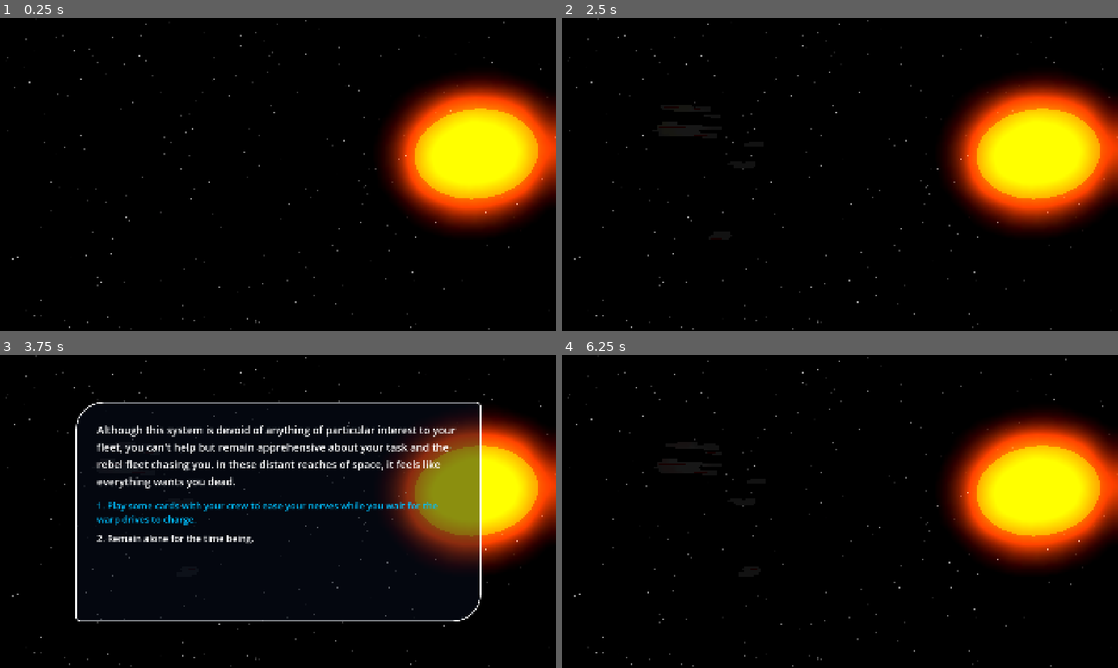
Above: before the commit, frames 1-4 (two rows, left to right).
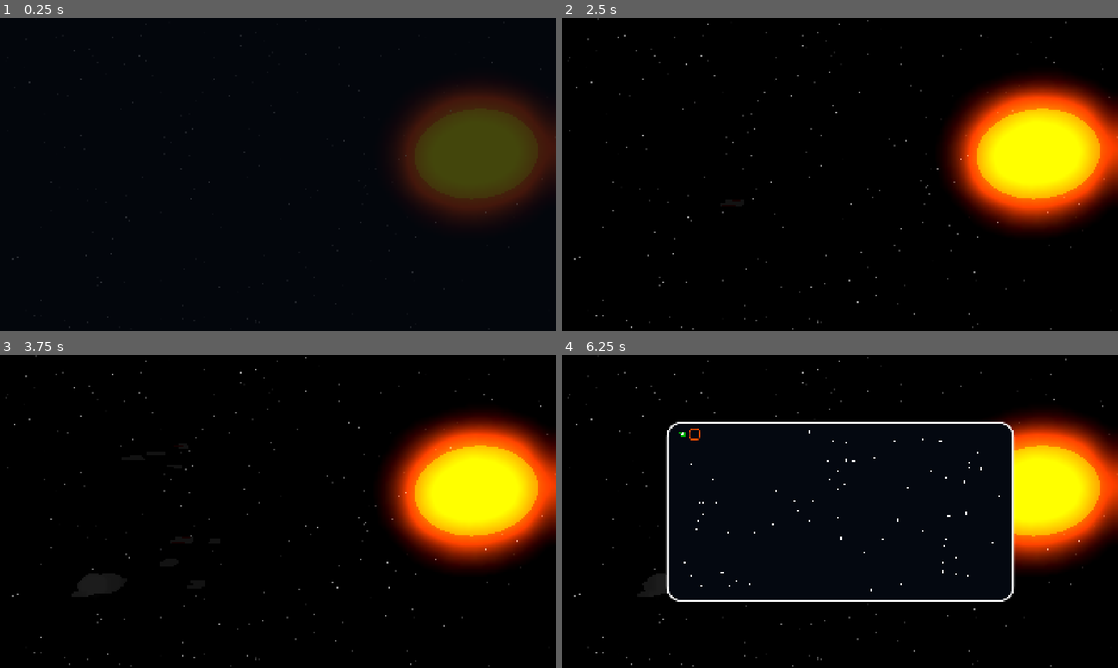
Above: after the commit, the same moments.

Repository: SidewaysFox/faster-than-faster-than-light
Game: Godot game, scene res://space.tscn
The game is run twice, just before and just after one commit, with the same random seed, the same clock (stepped at 60 frames per second) and the same inputs.
Inputs:
- Up to frame 1 (0.25 s): no input
- Up to frame 2 (2.5 s): hold D (right1) 0.53-1.28 s; tap 1 (1) at 0.6 s; tap 4 (4) at 0.8, 1.35 s; hold S (down1) 1.28-2.03 s; tap 5 (5) at 1.55, 2.1 s; hold D (right1) from 2.03 s (still down); tap B (A) at 2.3 s
- Up to frame 3 (3.75 s): release D (right1) at 2.78 s; hold W (up1) 2.78-3.53 s; tap B (A) at 2.85 s; tap , (D) at 3.05, 3.6 s; hold A (left1) from 3.53 s (still down); hold Left (left2) from 3.53 s (still down)
- Up to frame 4 (6.25 s): release Left (left2) at 4.28 s; tap Left (left2) at 4.35 s; tap Right (right2) at 4.55 s; release A (left1) at 5.03 s; hold S (down1) 5.03-5.78 s; hold Right (right2) 5.03-5.78 s; tap 1 (1) at 5.3, 5.85 s; hold D (right1) from 5.78 s (still down); tap 4 (4) at 6.05 s

The runs differ from the first frame. In frame 1, 13% of the frame differs, in the area x 1-100%, y 0-100%; in frame 2, less than 0.1%; in frame 3, 12%; in frame 4, 6.2%.
Error before the commit: Out of bounds get index '0' (on base: 'Array') (res://user_interface.gd:73)
Error after the commit: Out of bounds get index '0' (on base: 'Array') (res://user_interface.gd:74)

Commit message:
galaxy map functionality and system warping
it works, i am very proud

Diff:
--- a/faster-than-faster-than-light/galaxy_map_token.gd
+++ b/faster-than-faster-than-light/galaxy_map_token.gd
@@ -1,11 +1,15 @@
-extends Node2D
+extends Area2D
 
 
 @onready var ui: Node = find_parent("UserInterface")
 var id: int
 var rotation_rate: float = randf_range(-45.0, 45.0)
-var panel_left: float = 385.0
-var panel_right: float = 1575.0
+var panel_left: float = 365.0
+var panel_right: float = 1555.0
+
+
+func _ready() -> void:
+	pass
 
 
 func _process(delta: float) -> void:
@@ -15,3 +19,11 @@
 		show()
 	else:
 		hide()
+
+
+func _on_timer_timeout() -> void:
+	if id == Global.current_system:
+		$ColorRect2.show()
+		scale = Vector2.ONE * 1.5
+	else:
+		$ColorRect2.hide()
--- a/faster-than-faster-than-light/galaxy_map_token.tscn
+++ b/faster-than-faster-than-light/galaxy_map_token.tscn
@@ -1,17 +1,36 @@
-[gd_scene load_steps=2 format=3 uid="uid://dvn3rjgv4sa7a"]
+[gd_scene load_steps=3 format=3 uid="uid://dvn3rjgv4sa7a"]
 
 [ext_resource type="Script" uid="uid://qp3py3u8s4yb" path="res://galaxy_map_token.gd" id="1_iu22n"]
 
-[node name="GalaxyMapToken" type="Node2D"]
+[sub_resource type="RectangleShape2D" id="RectangleShape2D_iu22n"]
+size = Vector2(5, 5)
+
+[node name="GalaxyMapToken" type="Area2D"]
+collision_layer = 2
+collision_mask = 0
 script = ExtResource("1_iu22n")
 
+[node name="ColorRect2" type="ColorRect" parent="."]
+z_index = 1
+offset_left = -6.0
+offset_top = -6.0
+offset_right = 6.0
+offset_bottom = 6.0
+color = Color(0, 0.705882, 0, 1)
+
 [node name="ColorRect" type="ColorRect" parent="."]
+z_index = 2
 offset_left = -3.0
 offset_top = -3.0
 offset_right = 3.0
 offset_bottom = 3.0
 
-[node name="ColorRect2" type="ColorRect" parent="."]
-visible = false
-offset_right = 40.0
-offset_bottom = 40.0
+[node name="Timer" type="Timer" parent="."]
+wait_time = 0.2
+one_shot = true
+autostart = true
+
+[node name="CollisionShape2D" type="CollisionShape2D" parent="."]
+shape = SubResource("RectangleShape2D_iu22n")
+
+[connection signal="timeout" from="Timer" to="." method="_on_timer_timeout"]
--- a/faster-than-faster-than-light/global.gd
+++ b/faster-than-faster-than-light/global.gd
@@ -9,14 +9,30 @@
 var joystick_sens: float = 1.5
 var galaxy_data: Array = []
 var current_system: int
+var unique_visits: int = -1
+var visited_systems: Array[int] = []
 var jump_distance: int = 4
 
 
 func _ready() -> void:
+	print("go")
 	var sector: int = 0
 	var system_id: int = 0
+	var starting_system: Array = [0, 800.0]
 	for s in sector_count:
 		for n in sector_system_count:
 			galaxy_data.append([system_id, Vector2((sector * sector_size) + (randf() * sector_size), randf_range(gmap_top, gmap_bot)), s])
 			system_id += 1
 		sector += 1
+	for i in galaxy_data:
+		if i[1].x < starting_system[1]:
+			starting_system = [i[0], i[1].x]
+	current_system = starting_system[0]
+	new_system(current_system)
+
+
+func new_system(system: int) -> void:
+	if not visited_systems.has(system):
+		unique_visits += 1
+		visited_systems.append(system)
+	current_system = system
--- a/faster-than-faster-than-light/project.godot
+++ b/faster-than-faster-than-light/project.godot
@@ -137,3 +137,4 @@
 [rendering]
 
 renderer/rendering_method="mobile"
+environment/defaults/default_clear_color=Color(0.0156863, 0.0313726, 0.0627451, 1)
--- a/faster-than-faster-than-light/space.gd
+++ b/faster-than-faster-than-light/space.gd
@@ -2,7 +2,7 @@
 
 
 @export var bg_nebula: PackedScene
-var system_types: Array[int] = [1, 1, 1, 1, 1, 1, 1, 1, 1, 2, 2, 2, 2, 3]
+var system_types: Array[int] = [1, 1, 1, 1, 1, 1, 1, 1, 1, 1, 1, 1, 1, 2, 2, 2, 2, 2, 2, 3]
 var star_colours: Array[Color] = [Color(1, 1, 0), Color(1, 0.3, 0), Color(1, 0.1, 0), Color(1, 1, 1), Color(0.6, 0.6, 1), Color(0.3, 0.3, 1), Color(0.1, 0.1, 1)]
 var main_star_count: int
 var system_properties: Array = []
@@ -39,9 +39,9 @@
 		$Background.get_node("MainStar" + str(i + 1)).mesh.radius = randf_range(40, 250)
 		$Background.get_node("MainStar" + str(i + 1)).mesh.height = $Background.get_node("MainStar" + str(i + 1)).mesh.radius * 2
 		$Background.get_node("MainStar" + str(i + 1)).position = Vector3(x, y, z)
-		if ($Background.get_node("MainStar" + str(i + 1)).mesh.radius / 1.4) / Vector3(x, y, z).distance_to(Vector3.ZERO) > 0.2:
+		if ($Background.get_node("MainStar" + str(i + 1)).mesh.radius / 2) / Vector3(x, y, z).distance_to(Vector3.ZERO) > 0.22:
 			star_proximity = true
-		print(($Background.get_node("MainStar" + str(i + 1)).mesh.radius / 1.4) / Vector3(x, y, z).distance_to(Vector3.ZERO))
+		print(($Background.get_node("MainStar" + str(i + 1)).mesh.radius / 2) / Vector3(x, y, z).distance_to(Vector3.ZERO))
 	# Create nebulae
 	var nebula_pos: Vector3
 	var nebula_colour: Color = Color(randf_range(0.1, 1.0), randf_range(0.1, 1.0), randf_range(0.1, 1.0))
@@ -78,3 +78,8 @@
 func _process(delta: float) -> void:
 	if Input.is_action_just_pressed("debug_quit"):
 		get_tree().quit()
+
+
+func commence_warp() -> void:
+	for ship in $FriendlyShips.get_children():
+		ship.begin_warp()
--- a/faster-than-faster-than-light/space.tscn
+++ b/faster-than-faster-than-light/space.tscn
@@ -71,7 +71,7 @@
 unique_name_in_owner = true
 
 [node name="WarpInDialogue" type="Timer" parent="."]
-wait_time = 3.0
+wait_time = 4.0
 one_shot = true
 autostart = true
 
--- a/faster-than-faster-than-light/starship.gd
+++ b/faster-than-faster-than-light/starship.gd
@@ -36,34 +36,43 @@
 ## Ship meshes
 @export var meshes: Array[PackedScene] = []
 
+# Miscellaneous stats
+var kills: int = 0
+var total_hull_damage: int = 0
+
 # Variables
+@onready var main: Node = get_node("/root/Space")
 var hull: int = 10
 var target: int = -1
 var jumping: bool = true
 var jump_mode: int = -1
-var jump_destination: Vector3
+var jump_destination: float
+var warp_destination: float
 var spawn_location: Vector3
-
-# Miscellaneous stats
-var kills: int = 0
-var total_hull_damage: int = 0
 
 
 func _ready() -> void:
 	add_child(meshes[type].instantiate())
 	if team != 0:
-		global_position = Vector3(-2000 * team, randf_range(-200, 200), randf_range(-200, 200))
+		global_position = Vector3(-2000 * team, randf_range(-60, 60), randf_range(-100, 0))
 	else:
 		global_position = Vector3(randf_range(50, 50), randf_range(-25, 25), randf_range(-10, -150))
-	jump_destination = Vector3(randf_range(-120, -50) * team, randf_range(-60, 60), randf_range(-100, 0))
-	$JumpDelay.start(randf() * 2)
+	jump_destination = randf_range(-120, -50) * team
+	warp_destination = -global_position.x
+	$JumpDelay.start(1 + (randf() * 2))
 
 
 func _process(delta: float) -> void:
 	if jumping:
 		if jump_mode == 0 and team != 0:
-			global_position = lerp(global_position, jump_destination, 0.1)
+			global_position.x = lerp(global_position.x, jump_destination, 0.1)
+		elif jump_mode == 1:
+			global_position.x = lerp(global_position.x, warp_destination, 0.1)
 
 
 func _on_jump_delay_timeout() -> void:
 	jump_mode += 1
+
+
+func begin_warp() -> void:
+	$JumpDelay.start(randf() * 2)
--- a/faster-than-faster-than-light/user_interface.gd
+++ b/faster-than-faster-than-light/user_interface.gd
@@ -3,6 +3,8 @@
 
 @onready var main: Node = get_node("/root/Space")
 @export var galaxy_map_token: PackedScene
+var fade_mode: int = -1
+var cursor_speed: float = 150
 var galaxy_map_showing: bool = false
 var dialogue_showing: bool = true
 var max_option: int = 3
@@ -48,18 +50,17 @@
 
 func _ready() -> void:
 	$Dialogue.hide()
-	var leftmost_token: Array = [0, 800]
 	for i in Global.galaxy_data:
 		var new_token: Node = galaxy_map_token.instantiate()
 		new_token.id = i[0]
 		new_token.position = i[1]
-		if i[1].x < leftmost_token[1]:
-			leftmost_token = [i[0], i[1].x]
 		$GalaxyMap/Tokens.add_child(new_token)
-	Global.current_system = leftmost_token[0]
 
 
 func _process(delta: float) -> void:
+	$ScreenFade.color.a += fade_mode * delta
+	$ScreenFade.color.a = clamp($ScreenFade.color.a, 0, 1)
+
 	if dialogue_showing:
 		if Input.is_action_just_pressed("up1") or Input.is_action_just_pressed("up2"):
 			current_dialogue_selection -= 1
@@ -76,14 +77,39 @@
 				%Options.get_node("Option" + str(i + 1)).add_theme_color_override("font_color", Color(0, 0.75, 1.0))
 			else:
 				%Options.get_node("Option" + str(i + 1)).add_theme_color_override("font_color", Color(1.0, 1.0, 1.0))
-	elif Input.is_action_just_pressed("5"):
+	elif Input.is_action_just_pressed("4") or Input.is_action_just_pressed("D"):
 		galaxy_map_showing = not galaxy_map_showing
+		if galaxy_map_showing:
+			if Global.galaxy_data[Global.current_system][1].x > 900:
+				$GalaxyMap/Tokens.position.x = 600 - Global.galaxy_data[Global.current_system][1].x
+			%Cursor.position = Global.galaxy_data[Global.current_system][1]
 	if galaxy_map_showing:
 		$GalaxyMap.show()
-		if Input.is_action_pressed("right2") and $GalaxyMap/Tokens.position.x > -2020:
+		if Input.is_action_pressed("right2"):
 			$GalaxyMap/Tokens.position.x -= 400 * delta * Global.joystick_sens
-		if Input.is_action_pressed("left2") and $GalaxyMap/Tokens.position.x < 45:
+		if Input.is_action_pressed("left2"):
 			$GalaxyMap/Tokens.position.x += 400 * delta * Global.joystick_sens
+		%Cursor.position += Vector2(Input.get_axis("left1", "right1"), Input.get_axis("up1", "down1")) * cursor_speed * Global.joystick_sens * delta
+		if Input.get_axis("left1", "right1") == 0 and Input.get_axis("up1", "down1") == 0 and len(%Cursor.get_overlapping_areas()) > 0:
+			var closest_token: Array = [0, 400]
+			var n: int = 0
+			for token in %Cursor.get_overlapping_areas():
+				var x = [n, %Cursor.position.distance_squared_to(token.position), token.id]
+				if x[1] < closest_token[1]:
+					closest_token = x
+				n += 1
+			%Cursor.position = lerp(%Cursor.position, %Cursor.get_overlapping_areas()[closest_token[0]].position, 0.2)
+			if Input.is_action_just_pressed("1") or Input.is_action_just_pressed("A"):
+				galaxy_map_showing = false
+				Global.new_system(closest_token[2])
+				await get_tree().create_timer(1).timeout
+				main.commence_warp()
+				await get_tree().create_timer(2).timeout
+				fade_mode = 1
+				await get_tree().create_timer(3).timeout
+				main.get_tree().reload_current_scene()
+		$GalaxyMap/Tokens.position.x = clampf($GalaxyMap/Tokens.position.x, -2040.0, 45.0)
+		%Cursor.global_position.x = clampf(%Cursor.global_position.x, 385.0, 1535.0)
 	else:
 		$GalaxyMap.hide()
 
--- a/faster-than-faster-than-light/user_interface.tscn
+++ b/faster-than-faster-than-light/user_interface.tscn
@@ -30,6 +30,21 @@
 corner_radius_top_right = 48
 corner_radius_bottom_right = 48
 corner_radius_bottom_left = 48
+
+[sub_resource type="StyleBoxFlat" id="StyleBoxFlat_juc2q"]
+draw_center = false
+border_width_left = 4
+border_width_top = 4
+border_width_right = 4
+border_width_bottom = 4
+border_color = Color(1, 0.313726, 0, 1)
+corner_radius_top_left = 12
+corner_radius_top_right = 12
+corner_radius_bottom_right = 12
+corner_radius_bottom_left = 12
+
+[sub_resource type="CircleShape2D" id="CircleShape2D_i7dvk"]
+radius = 18.0
 
 [node name="UserInterface" type="Control"]
 layout_mode = 3
@@ -116,9 +131,9 @@
 anchors_preset = 15
 anchor_right = 1.0
 anchor_bottom = 1.0
-offset_left = 380.0
+offset_left = 360.0
 offset_top = 230.0
-offset_right = -340.0
+offset_right = -360.0
 offset_bottom = -230.0
 grow_horizontal = 2
 grow_vertical = 2
@@ -126,3 +141,29 @@
 
 [node name="Tokens" type="Node2D" parent="GalaxyMap"]
 position = Vector2(45, 0)
+
+[node name="Cursor" type="Area2D" parent="GalaxyMap/Tokens"]
+unique_name_in_owner = true
+z_index = 3
+position = Vector2(-45, 0)
+collision_layer = 0
+collision_mask = 2
+
+[node name="Panel" type="Panel" parent="GalaxyMap/Tokens/Cursor"]
+custom_minimum_size = Vector2(25, 25)
+offset_left = -20.0
+offset_top = -20.0
+offset_right = 20.0
+offset_bottom = 20.0
+pivot_offset = Vector2(20, 20)
+theme_override_styles/panel = SubResource("StyleBoxFlat_juc2q")
+
+[node name="CollisionShape2D" type="CollisionShape2D" parent="GalaxyMap/Tokens/Cursor"]
+shape = SubResource("CircleShape2D_i7dvk")
+
+[node name="ScreenFade" type="ColorRect" parent="."]
+z_index = 10
+layout_mode = 0
+offset_right = 1920.0
+offset_bottom = 1080.0
+color = Color(0.0156863, 0.0313726, 0.0627451, 1)
Not shown: 1 places in faster-than-faster-than-light/user_interface.tscn that only renumber resources
